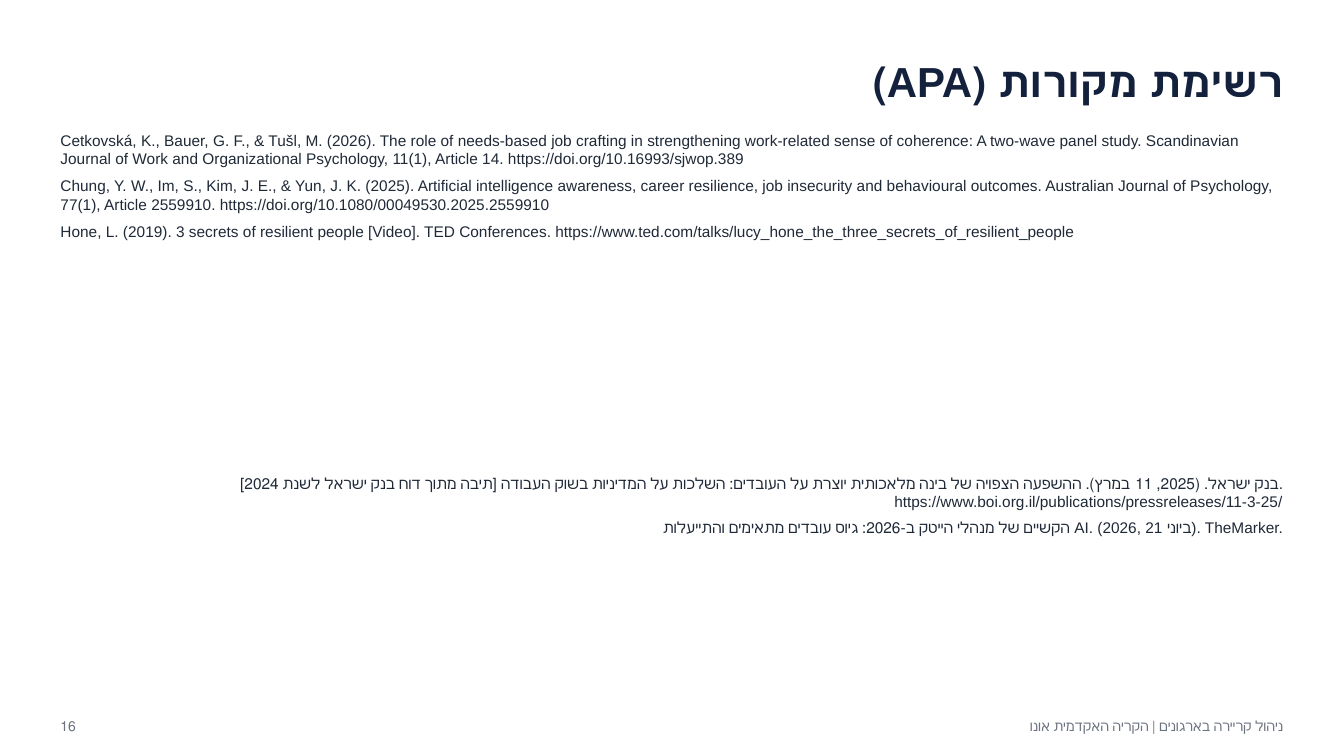
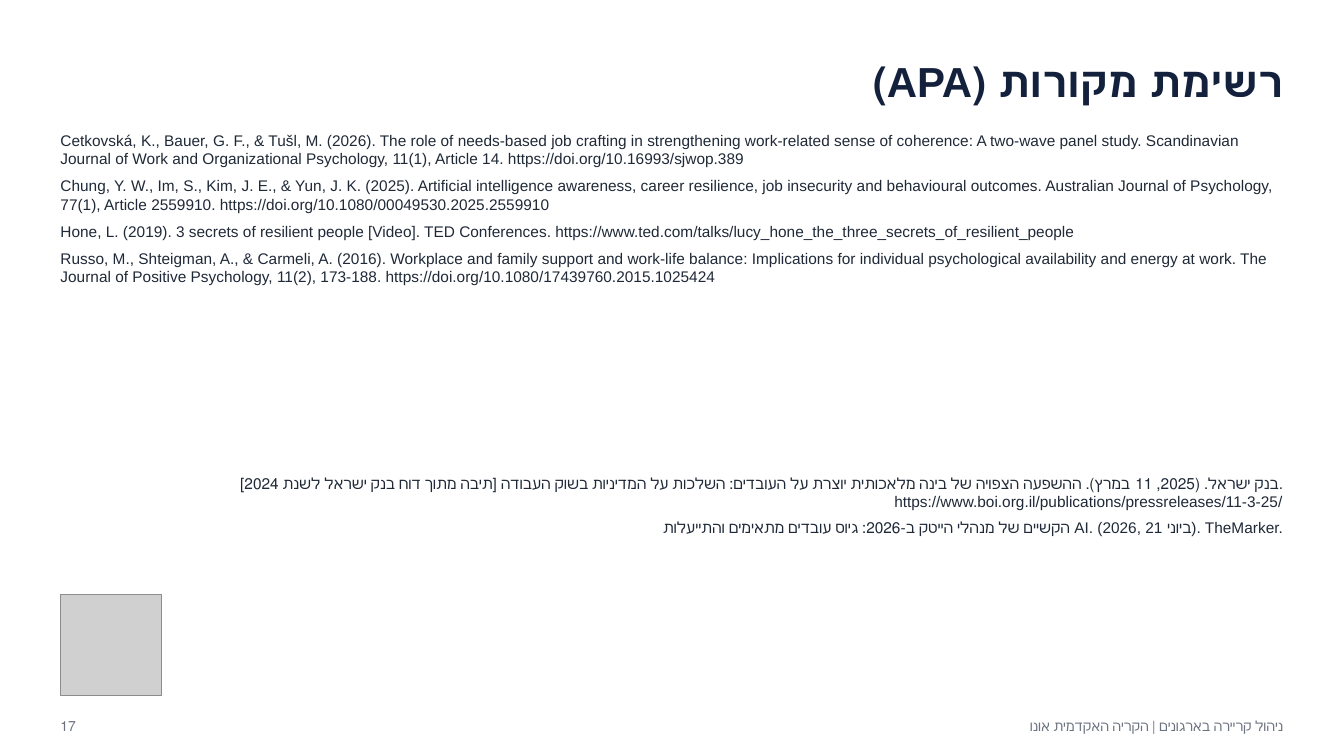
Before and after one commit to azbargarawan-sudo/clickwriting-landing, a slide deck: slide 17 of career-management-final-project/ניהול קריירה - התמודדות עם חוסר ודאות תעסוקתי - מצגת.pptx (slide 16 before the commit). Drawn at 1344x756 pixels with LibreOffice and Linux fonts; fonts in the diff are those of the drawing; grey boxes stand for pictures. Boxes give left, top, right and bottom in pixels: in the first picture for what was removed or moved away, otherwise in the second. Text is boxed around its words. In the diff, an @@ line names an element or a change of style, - is before the commit and + after.

```diff
--- a/career-management-final-project/ניהול קריירה - התמודדות עם חוסר ודאות תעסוקתי - מצגת.pptx
+++ b/career-management-final-project/ניהול קריירה - התמודדות עם חוסר ודאות תעסוקתי - מצגת.pptx
@@ text at [60,253,1267,286]: paragraph added @@
+Russo, M., Shteigman, A., & Carmeli, A. (2016). Workplace and family support and work-life balance: Implications for individual psychological availability and energy at work. The Journal of Positive Psychology, 11(2), 173-188. https://doi.org/10.1080/17439760.2015.1025424
@@ picture added at [60,595,161,696] @@
@@ text at [60,721,76,731]: text changed @@
-16
+17
```
Also in this commit, not shown: 10 other slides changed, 1 slide added, 4 other files.
